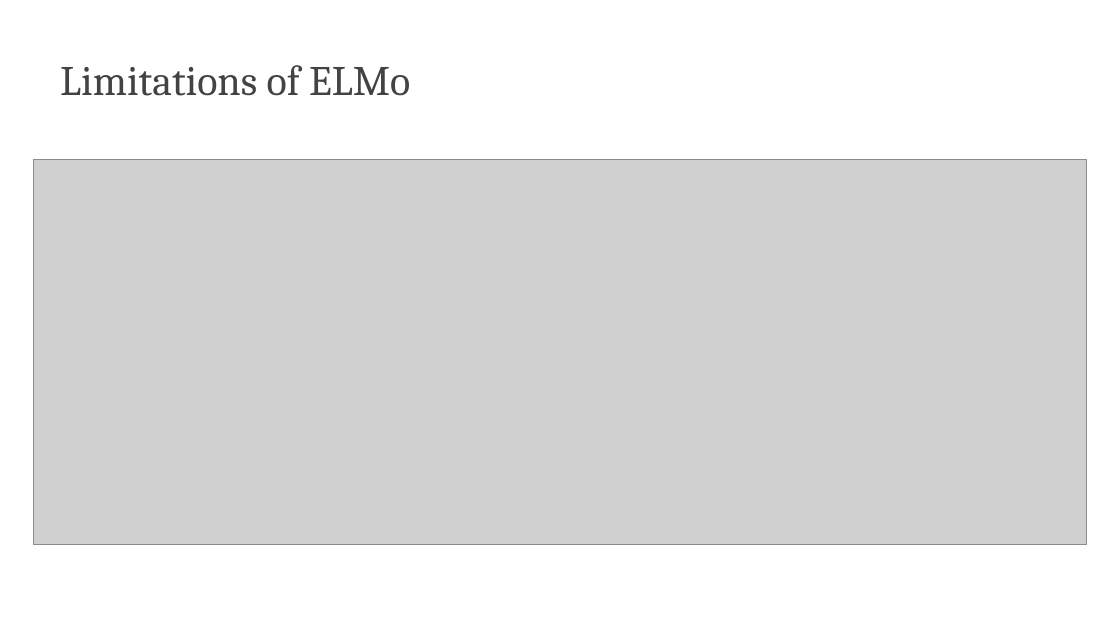
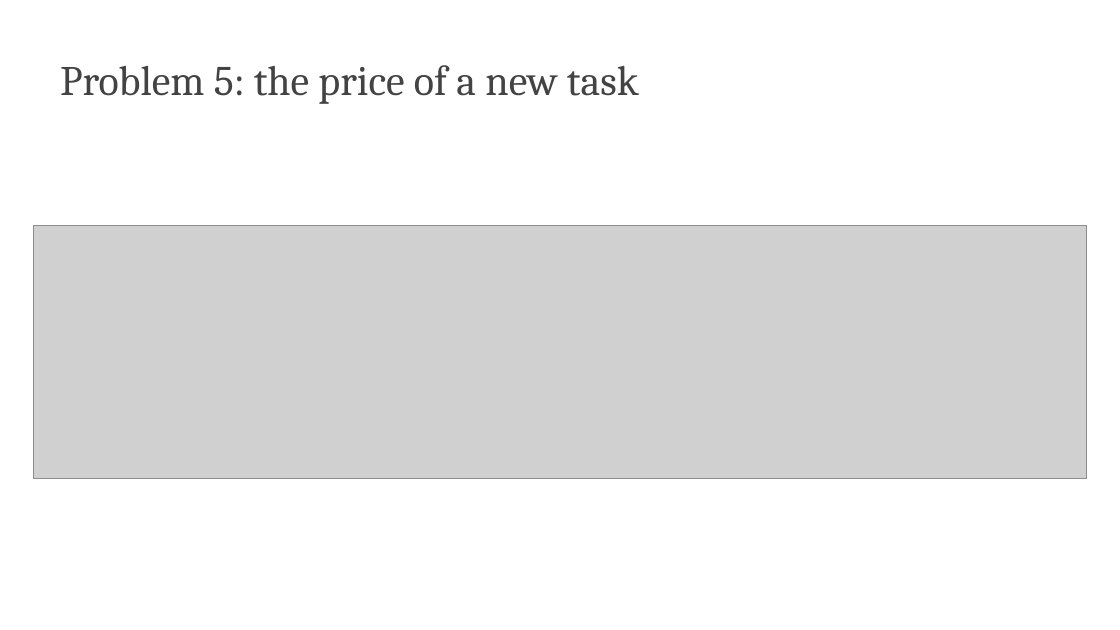
Before and after one commit to edavalosanaya/CSCI3495_NLP_LLMs_Student, a slide deck: slide 13 of weeks/week-07/class-01/lecture/slides.pptx (slide 17 before the commit). Drawn at 1120x630 pixels with LibreOffice and Linux fonts; fonts in the diff are those of the drawing; grey boxes stand for pictures; background and template pictures are left out. Boxes give left, top, right and bottom in pixels: in the first picture for what was removed or moved away, otherwise in the second. Text is boxed around its words. In the diff, an @@ line names an element or a change of style, - is before the commit and + after.

```diff
--- a/weeks/week-07/class-01/lecture/slides.pptx
+++ b/weeks/week-07/class-01/lecture/slides.pptx
@@ title at box(60, 65, 639, 104): text changed @@
-Limitations of ELMo
+Problem 5: the price of a new task
@@ picture: place and size @@
-picture at box(34, 159, 1086, 544)
+picture at box(34, 226, 1086, 478)
```
Also in this commit, not shown: 3 other slides changed, 9 slides added, 14 slides removed, 1 other file.
